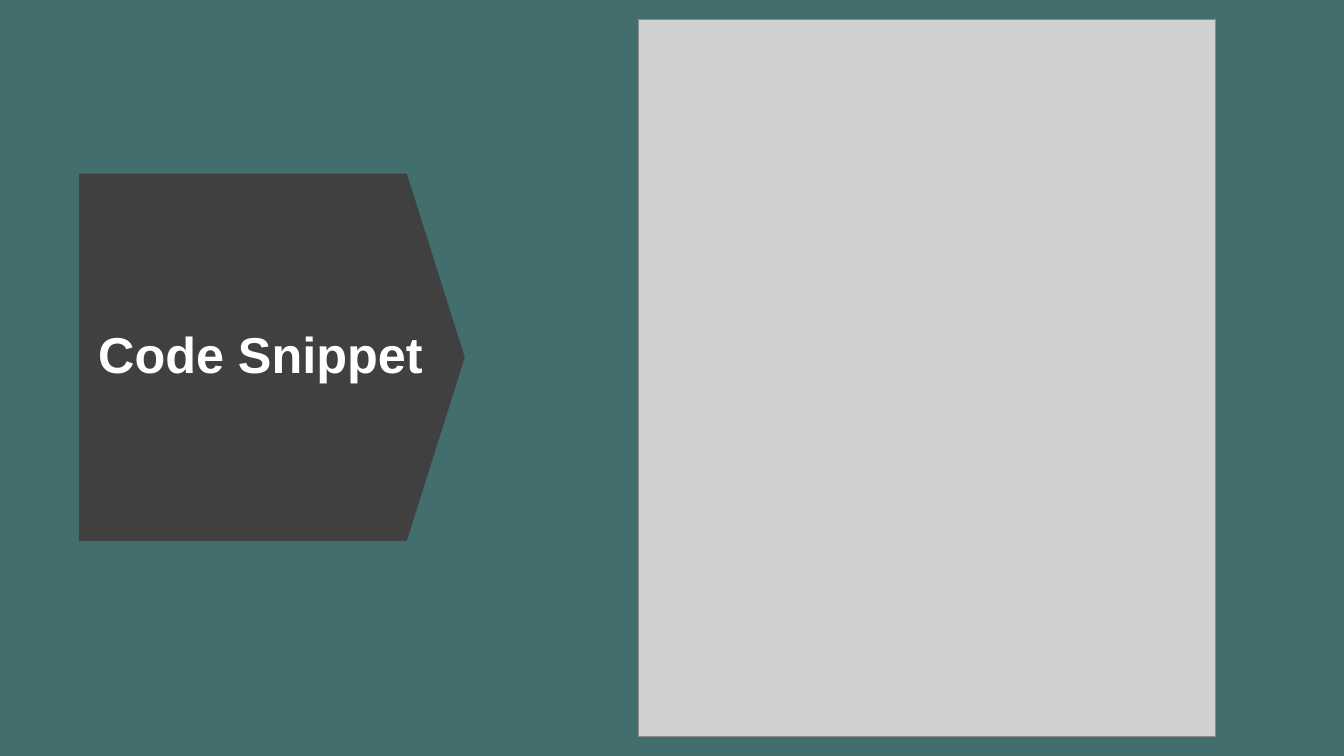
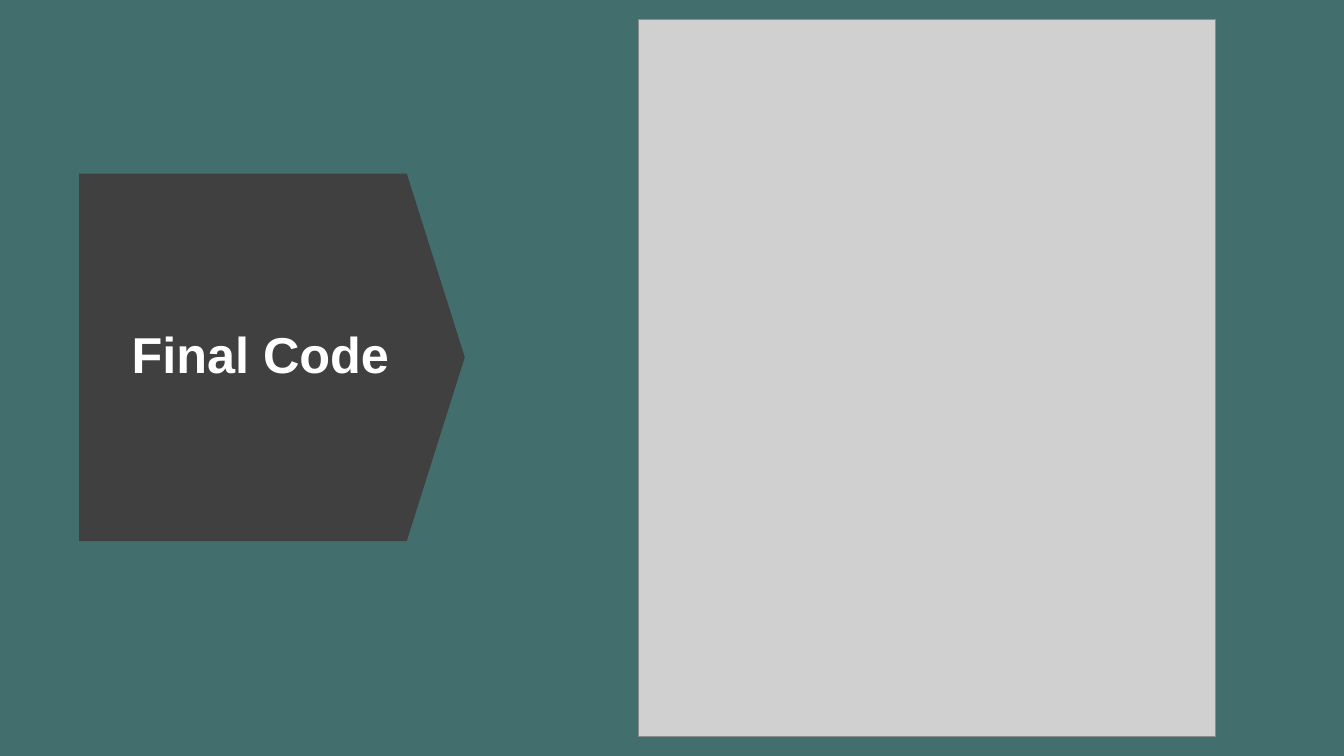
Before and after one commit to MatteoSalverio/ratlab, a slide deck: slide 16 of projects/crosswordle2/CrossWordle Presentation.pptx. Drawn at 1344x756 pixels with LibreOffice and Linux fonts; fonts in the diff are those of the drawing; grey boxes stand for pictures. Boxes give left, top, right and bottom in pixels: in the first picture for what was removed or moved away, otherwise in the second. Text is boxed around its words. In the diff, an @@ line names an element or a change of style, - is before the commit and + after.

```diff
--- a/projects/crosswordle2/CrossWordle Presentation.pptx
+++ b/projects/crosswordle2/CrossWordle Presentation.pptx
@@ title at (132, 336, 389, 374): text changed @@
-Code Snippet
+Final Code
```
Also in this commit, not shown: 4 other slides changed, 2 other files.
